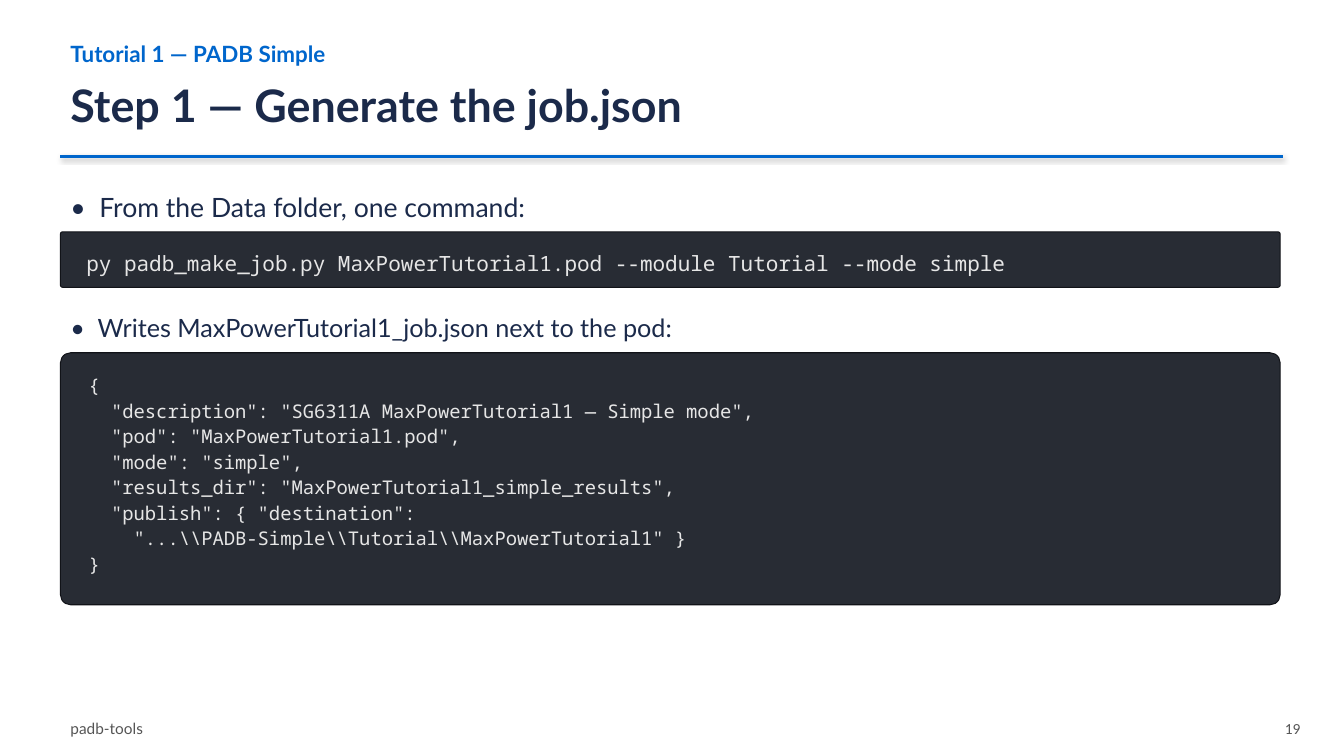
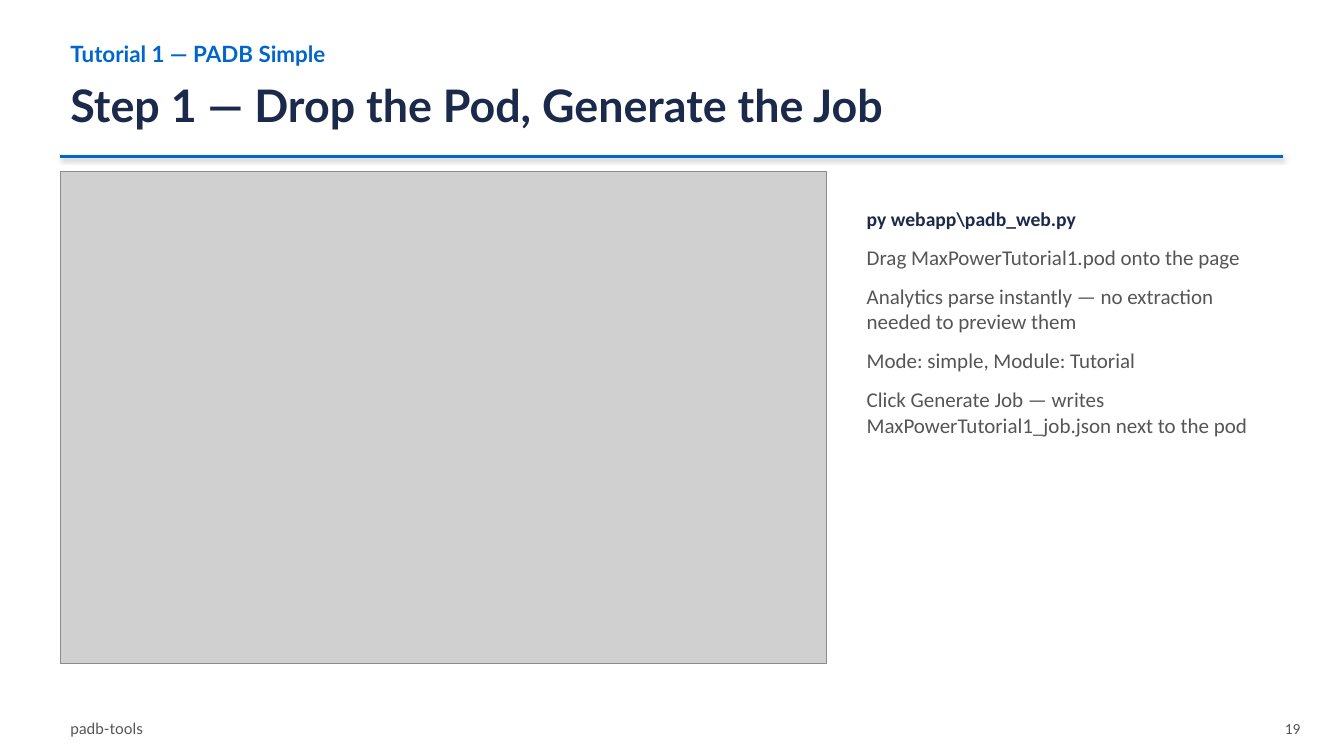
Before and after one commit to damurray/padb-tools, a slide deck: slide 19 of PADB_Simple_and_Interactive.pptx. Drawn at 1344x756 pixels with LibreOffice and Linux fonts; fonts in the diff are those of the drawing; grey boxes stand for pictures. Boxes give left, top, right and bottom in pixels: in the first picture for what was removed or moved away, otherwise in the second. Text is boxed around its words. In the diff, an @@ line names an element or a change of style, - is before the commit and + after.

```diff
--- a/PADB_Simple_and_Interactive.pptx
+++ b/PADB_Simple_and_Interactive.pptx
@@ text at box(70, 88, 883, 130): text changed @@
-Step 1 — Generate the job.json
+Step 1 — Drop the Pod, Generate the Job
@@ picture added at box(60, 171, 827, 664) @@
@@ text removed at box(99, 197, 525, 221) @@
-• From the Data folder, one command:
@@ text "py webapp\padb_web.py": place and size @@
-text "py webapp\padb_web.py" at box(60, 232, 1280, 287)
+text "py webapp\padb_web.py" at box(867, 212, 1247, 437)
@@ text "py webapp\padb_web.py" at box(867, 212, 1247, 437): fill #282C34 to none; outline #111318 0.75 pt to none @@
@@ text at box(867, 212, 1247, 437): text changed; font Noto Sans Mono to Calibri; text colour #E6E6E6 to #555555 @@
-py padb_make_job.py MaxPowerTutorial1.pod --module Tutorial --mode simple
+py webapp\padb_web.py
+Drag MaxPowerTutorial1.pod onto the page
+Analytics parse instantly — no extraction needed to preview them
+Mode: simple, Module: Tutorial
+Click Generate Job — writes MaxPowerTutorial1_job.json next to the pod
@@ text removed at box(98, 318, 672, 342) @@
-• Writes MaxPowerTutorial1_job.json next to the pod:
@@ rounded rectangle removed at box(60, 353, 1280, 605) @@
-{
-"description": "SG6311A MaxPowerTutorial1 — Simple mode",
-"pod": "MaxPowerTutorial1.pod",
-"mode": "simple",
-"results_dir": "MaxPowerTutorial1_simple_results",
-"publish": { "destination":
-"...\\PADB-Simple\\Tutorial\\MaxPowerTutorial1" }
-}
```
Also in this commit, not shown: 1 other slide changed, 3 slides added, 3 slides removed, 7 other files.
